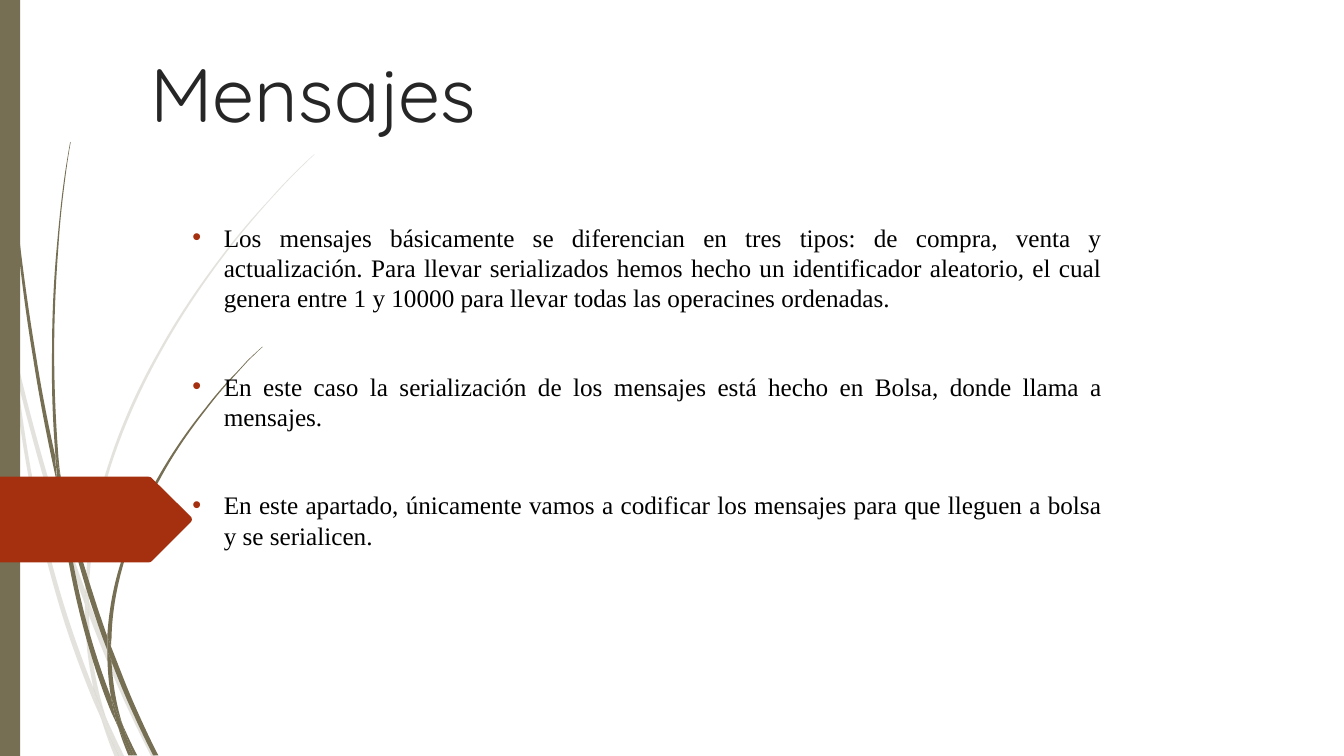
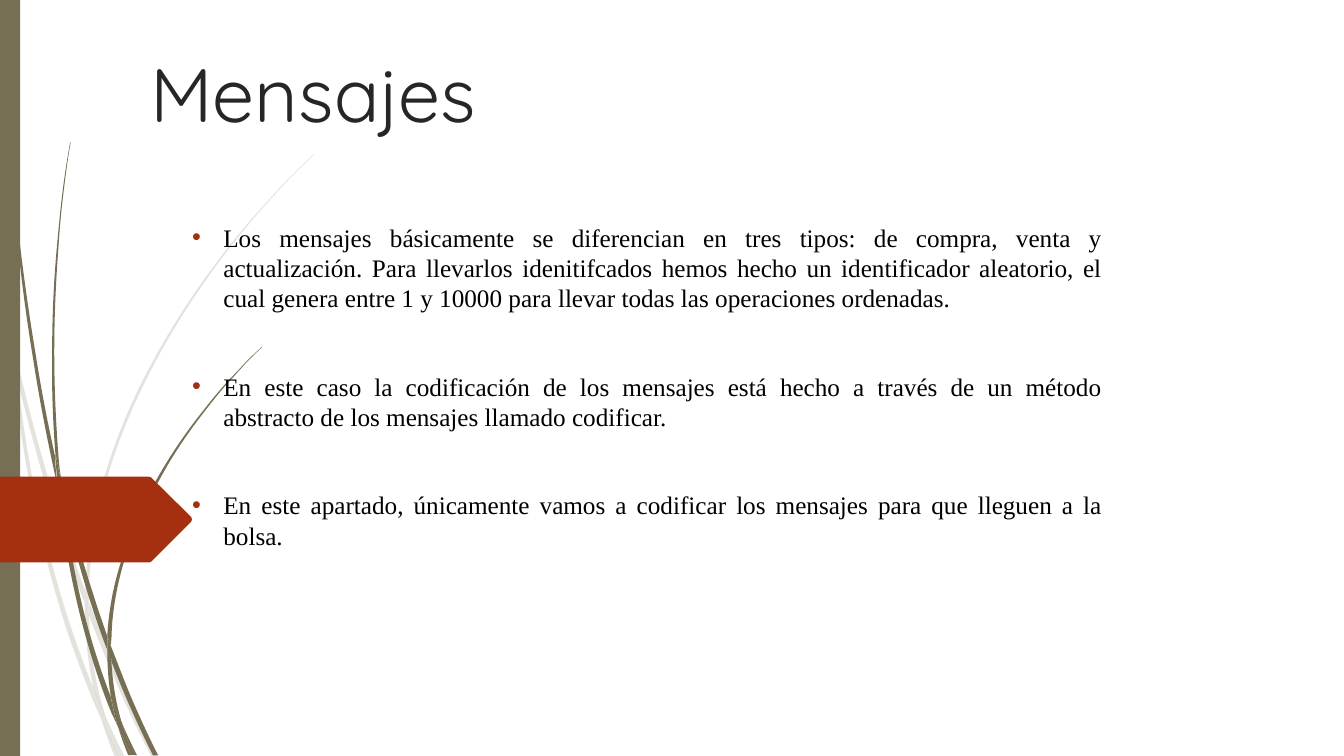
Before and after one commit to LordHansTopo/PrcGrpIDD, a slide deck: slide 8 of Banco de Inversiones.ppt. Drawn at 1344x756 pixels with LibreOffice and Linux fonts; fonts in the diff are those of the drawing; background and template pictures are left out. Boxes give left, top, right and bottom in pixels: in the first picture for what was removed or moved away, otherwise in the second. Text is boxed around its words. In the diff, an @@ line names an element or a change of style, - is before the commit and + after.

```diff
--- a/Banco de Inversiones.ppt
+++ b/Banco de Inversiones.ppt
@@ text at [223, 229, 1102, 546]: text changed @@
-• Los mensajes básicamente se diferencian en tres tipos: de compra, venta y actualización. Para llevar serializados hemos hecho un identificador aleatorio, el cual genera entre 1 y 10000 para llevar todas las operacines ordenadas.
-• En este caso la serialización de los mensajes está hecho en Bolsa, donde llama a mensajes.
-• En este apartado, únicamente vamos a codificar los mensajes para que lleguen a bolsa y se serialicen.
+• Los mensajes básicamente se diferencian en tres tipos: de compra, venta y actualización. Para llevarlos idenitifcados hemos hecho un identificador aleatorio, el cual genera entre 1 y 10000 para llevar todas las operaciones ordenadas.
+• En este caso la codificación de los mensajes está hecho a través de un método abstracto de los mensajes llamado codificar.
+• En este apartado, únicamente vamos a codificar los mensajes para que lleguen a la bolsa.
@@ outline redrawn in 13 elements at [14, 348, 86, 603], [11, 353, 102, 719], [86, 154, 314, 600], [3, 0, 57, 485], [111, 646, 158, 755], [57, 481, 118, 726], [55, 452, 64, 509], [107, 347, 262, 646], [107, 650, 122, 724], [111, 696, 134, 755], [89, 600, 155, 756], [123, 724, 137, 756], [118, 727, 131, 755] @@
```
Also in this commit, not shown: 11 other slides changed.
